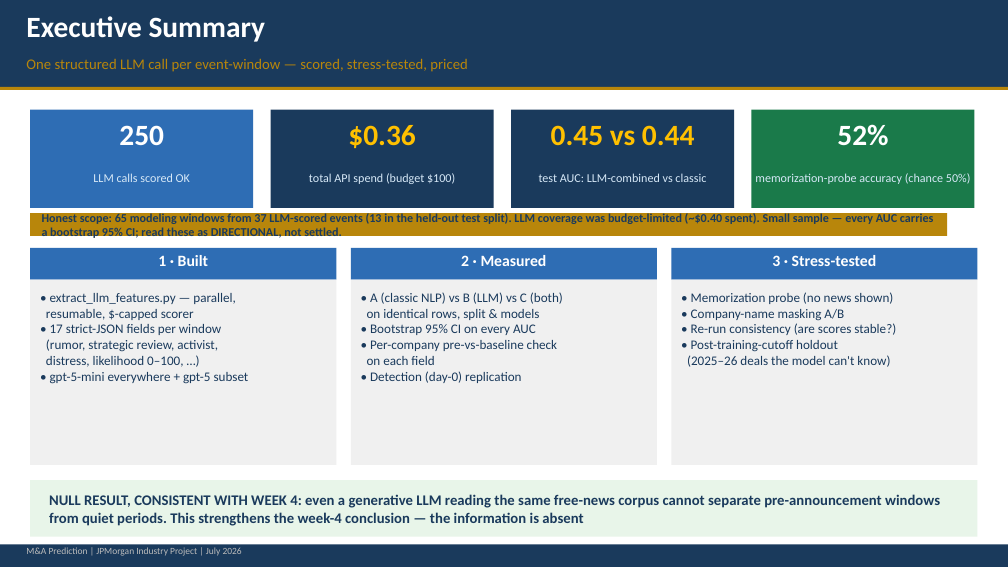
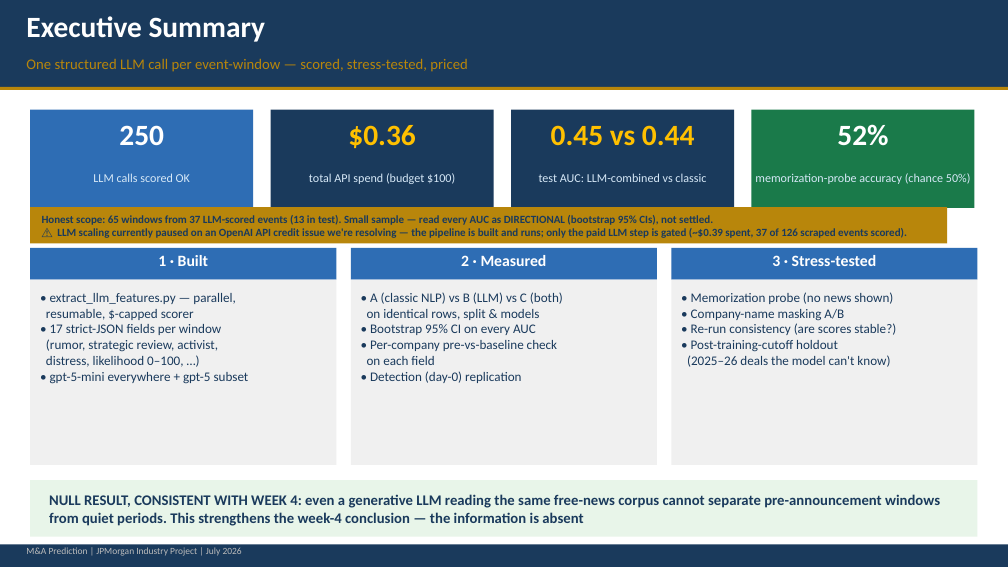
Before and after one commit to cindyfu0312/ucb-jpm-MA-prediction, a slide deck: slide 2 of reports/week6_llm_ma_prediction_presentation.pptx. Drawn at 1008x567 pixels with LibreOffice and Linux fonts; fonts in the diff are those of the drawing. Boxes give left, top, right and bottom in pixels: in the first picture for what was removed or moved away, otherwise in the second. Text is boxed around its words. In the diff, an @@ line names an element or a change of style, - is before the commit and + after.

Commit message:
Deck: surface the OpenAI API credit issue honestly
- Exec-summary scope banner now names it: LLM scaling paused on an OpenAI
  credit issue being resolved; pipeline runs, only the paid step is gated
  (~$0.39 spent, 37 of 126 scraped events scored)
- Verdict slide 'Thin data' card reframed to 'Thin data + API gate'

```diff
--- a/reports/week6_llm_ma_prediction_presentation.pptx
+++ b/reports/week6_llm_ma_prediction_presentation.pptx
@@ rectangle: place and size @@
-rectangle at <box>30,213,948,236</box>
+rectangle at <box>30,207,948,243</box>
@@ text at <box>42,215,907,238</box>: text changed; size 11.5 to 10.5 pt @@
-Honest scope: 65 modeling windows from 37 LLM-scored events (13 in the held-out test split). LLM coverage was budget-limited (~$0.40 spent). Small sample — every AUC carries a bootstrap 95% CI; read these as DIRECTIONAL, not settled.
+Honest scope: 65 windows from 37 LLM-scored events (13 in test). Small sample — read every AUC as DIRECTIONAL (bootstrap 95% CIs), not settled.
+⚠ LLM scaling currently paused on an OpenAI API credit issue we're resolving — the pipeline is built and runs; only the paid LLM step is gated (~$0.39 spent, 37 of 126 scraped events scored).
```
Also in this commit, not shown: 1 other slide changed, 1 other file.
